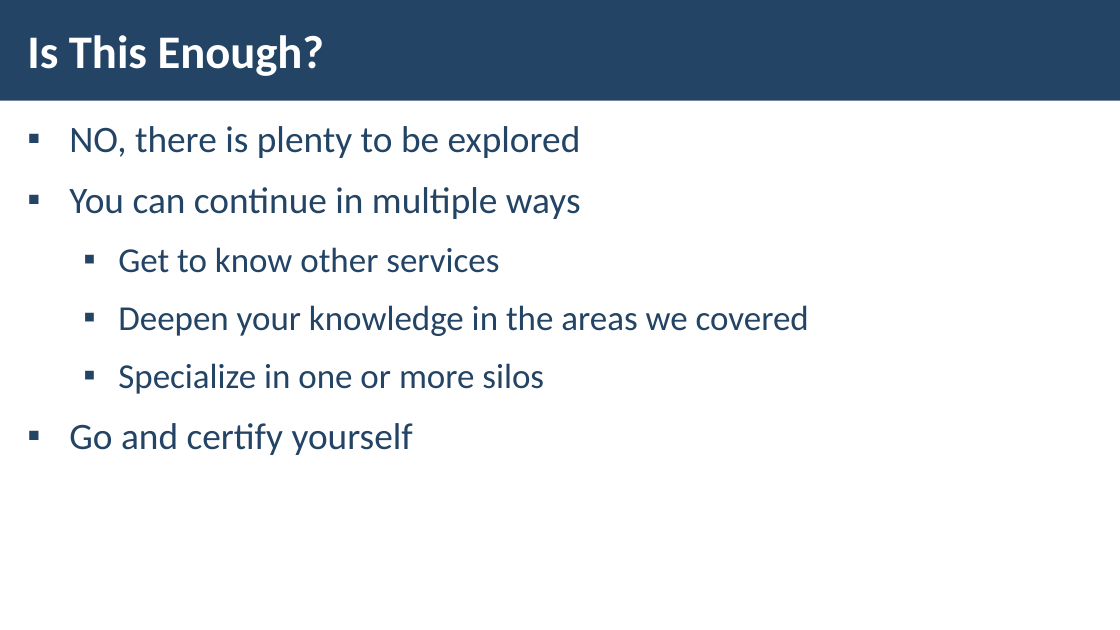
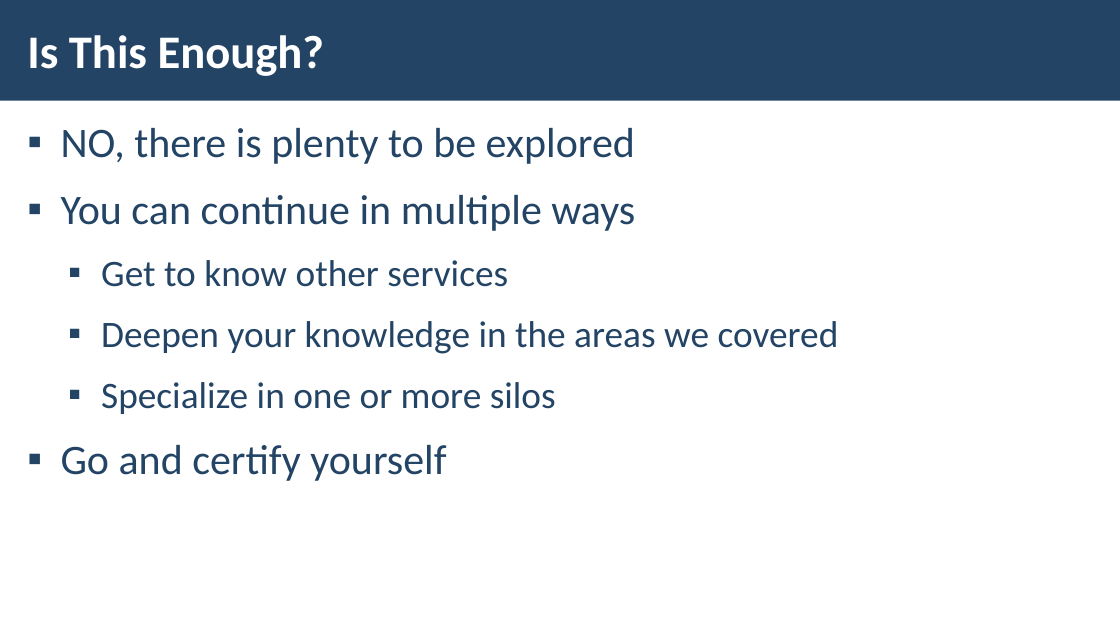
Before and after one commit to pirocorp/Azure, a slide deck: slide 13 of 06. ALL TOGETHER/M6-Slides-All-Together.pptx (slide 14 before the commit). Drawn at 1120x630 pixels with LibreOffice and Linux fonts; fonts in the diff are those of the drawing; background and template pictures are left out. Boxes give left, top, right and bottom in pixels: in the first picture for what was removed or moved away, otherwise in the second. Text is boxed around its words. In the diff, an @@ line names an element or a change of style, - is before the commit and + after.

```diff
--- a/06. ALL TOGETHER/M6-Slides-All-Together.pptx
+++ b/06. ALL TOGETHER/M6-Slides-All-Together.pptx
@@ text "NO, there is plenty to ..." at <box>61,128,839,481</box>: size 32 to 36 pt in "NO, there is plenty to be explored", "You can continue in multiple ways", "Go and certify yourself"; size 30 to 32 pt in "Get to know other services", "Deepen your knowledge in the areas we ...", "Specialize in one or more silos"; indent changed @@
```
Also in this commit, not shown: 12 other slides changed, 8 slides added, 6 slides removed, 2 other files.
